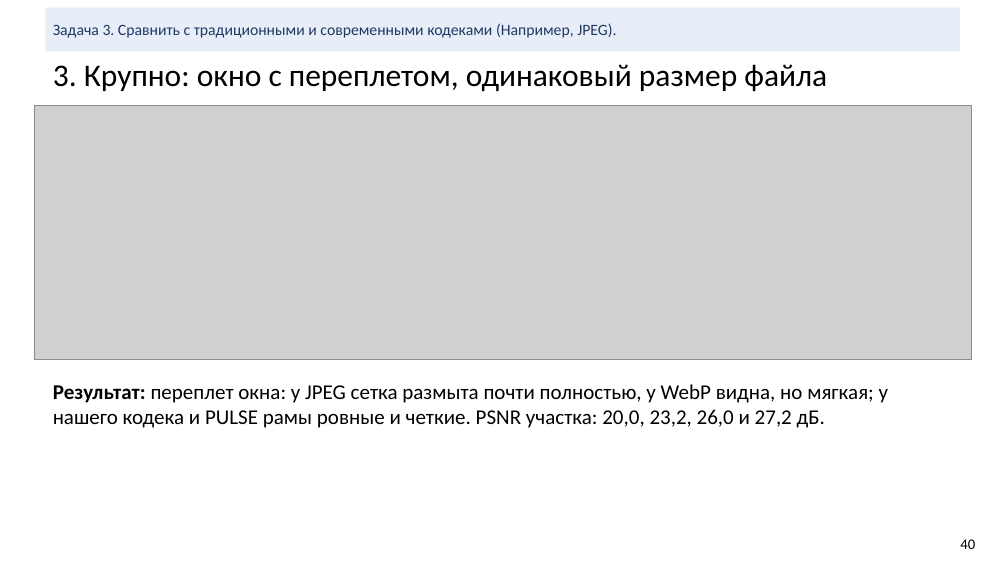
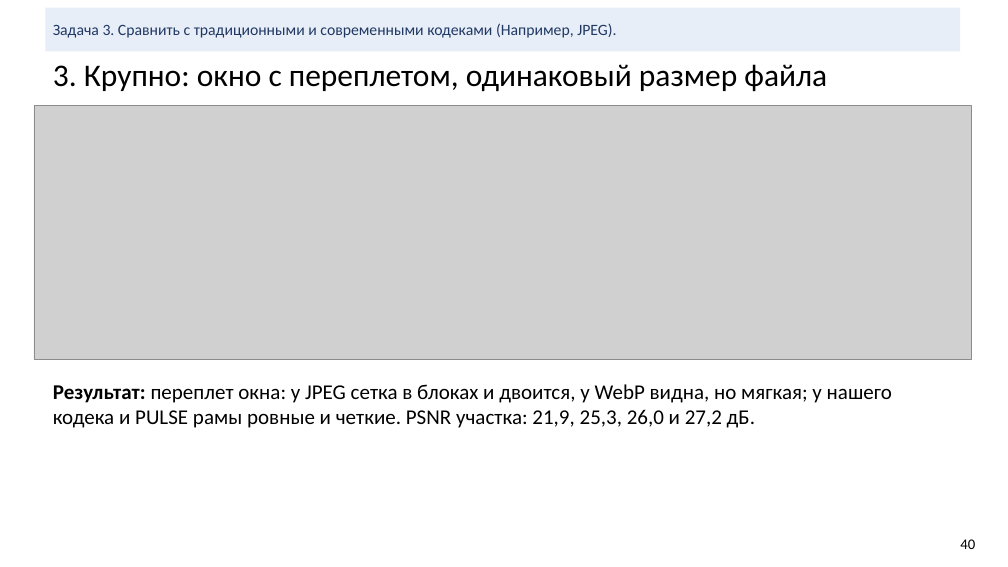
Before and after one commit to KDMCrypto/Deep-Image-Compression, a slide deck: slide 40 of documentation/cv-project-compression.pptx. Drawn at 1008x567 pixels with LibreOffice and Linux fonts; fonts in the diff are those of the drawing; grey boxes stand for pictures. Boxes give left, top, right and bottom in pixels: in the first picture for what was removed or moved away, otherwise in the second. Text is boxed around its words. In the diff, an @@ line names an element or a change of style, - is before the commit and + after.

Commit message:
Add the DiT-IC 0.1 bpp comparison and pick fair JPEG/WebP settings
DiT-IC becomes a four-level curve in the notebook and the slides, gets a
row in the equal-quality table and three new slides against JPEG and WebP
at about 0.1 bpp. The visual slides now give JPEG and WebP their best-PSNR
setting with a file from -15% to +5% of the reference instead of the
nearest file size. The code-list slide is removed (47 slides).

```diff
--- a/documentation/cv-project-compression.pptx
+++ b/documentation/cv-project-compression.pptx
@@ text at bbox=[53, 384, 892, 428]: text changed @@
-Результат: переплет окна: у JPEG сетка размыта почти полностью, у WebP видна, но мягкая; у нашего кодека и PULSE рамы ровные и четкие. PSNR участка: 20,0, 23,2, 26,0 и 27,2 дБ.
+Результат: переплет окна: у JPEG сетка в блоках и двоится, у WebP видна, но мягкая; у нашего кодека и PULSE рамы ровные и четкие. PSNR участка: 21,9, 25,3, 26,0 и 27,2 дБ.
```
Also in this commit, not shown: 11 other slides changed, 3 slides added, 1 slide removed, 18 other files.
